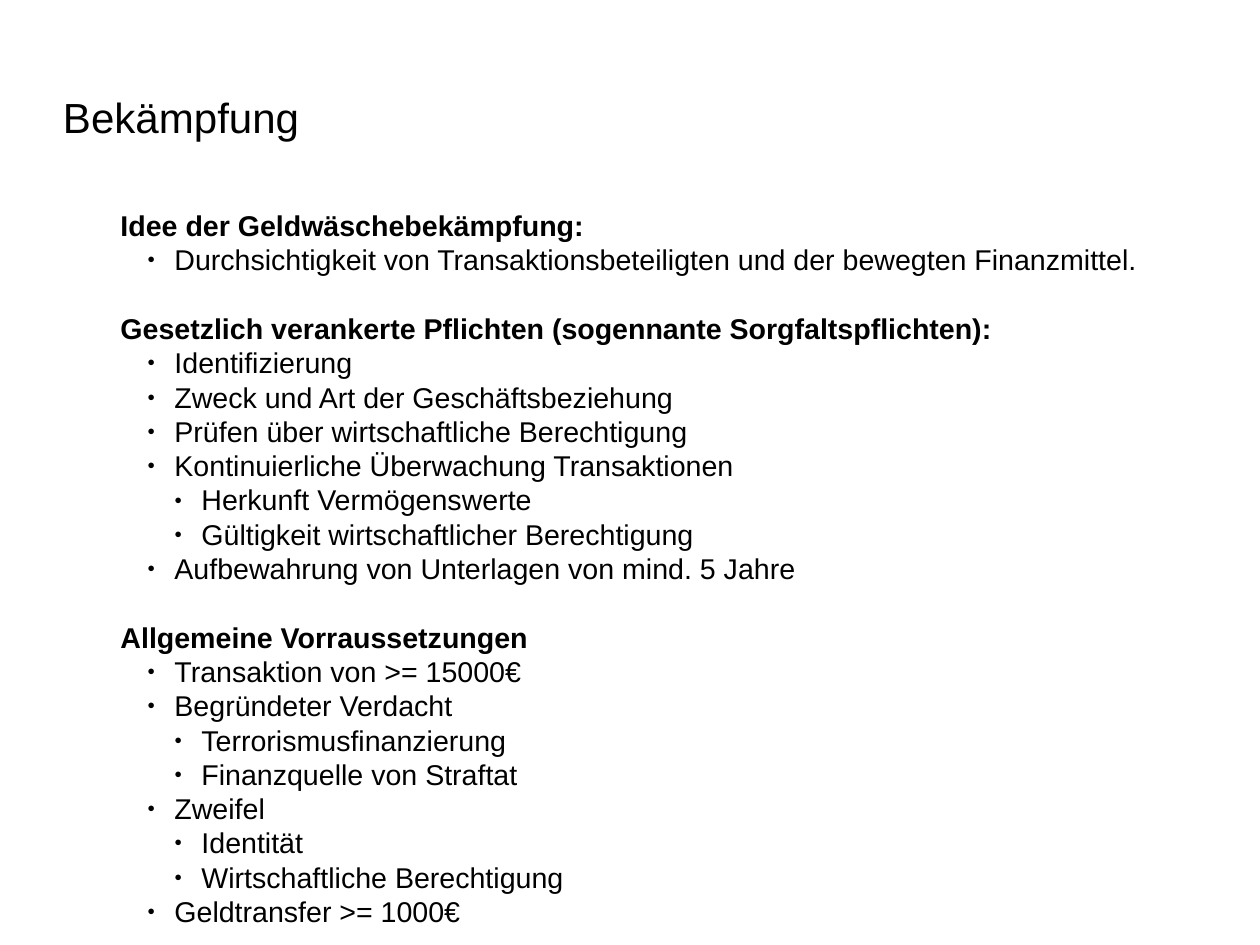
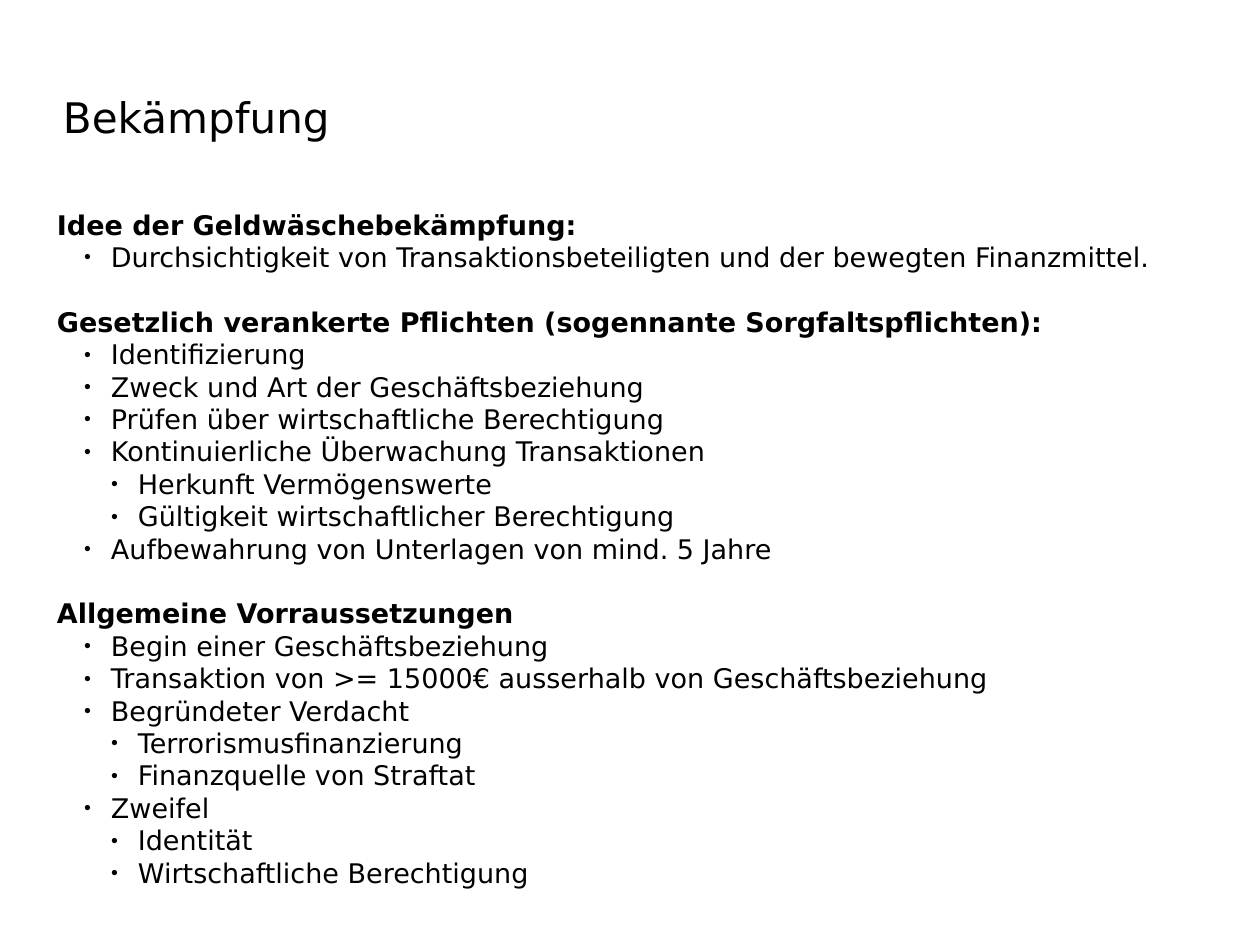
Before and after one commit to BlurryRoots/BW1, a slide deck: slide 3 of presentation/presentation.odp. Drawn at 1260x945 pixels with LibreOffice and Linux fonts; fonts in the diff are those of the drawing; background and template pictures are left out. Boxes give left, top, right and bottom in pixels: in the first picture for what was removed or moved away, otherwise in the second. Text is boxed around its words. In the diff, an @@ line names an element or a change of style, - is before the commit and + after.

Commit message:
changed: fixed font to be platform independent changed: fixed font size to fit all text on slides changed: some minor spelling issues and some points in my part of the presentation

```diff
--- a/presentation/presentation.odp
+++ b/presentation/presentation.odp
@@ title "Bekämpfung" at (63, 101, 330, 142): font Arial to DejaVu Sans @@
@@ text at (57, 214, 1149, 888): paragraph removed @@
-  ● Geldtransfer >= 1000€
@@ text "Idee der Geldwäschebekämpfung:": place and size @@
-text "Idee der Geldwäschebekämpfung:" at (120, 215, 1136, 893)
+text "Idee der Geldwäschebekämpfung:" at (57, 214, 1149, 888)
@@ text at (57, 214, 1149, 888): size 18 to 17 pt, font Arial to DejaVu Sans in "Idee der Geldwäschebekämpfung:", "Durchsichtigkeit von Transaktionsbeteiligten und der bewegte ...", "Gesetzlich verankerte Pflichten (sogennante Sorgfaltspflicht ...", "Identifizierung" and 13 more places @@
@@ text at (111, 635, 987, 694): text changed; size 18 to 17 pt; font Arial to DejaVu Sans @@
-  ● Transaktion von >= 15000€
+  ● Begin einer Geschäftsbeziehung
+  ● Transaktion von >= 15000€ ausserhalb von Geschäftsbeziehung
```
Also in this commit, not shown: 5 other slides changed, 1 slide added, 1 slide removed.
